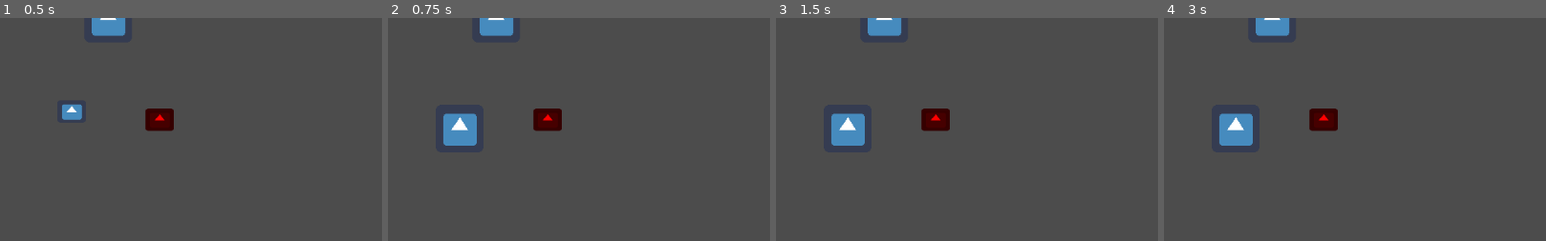
Above: before the commit, frames 1-4 (left to right).
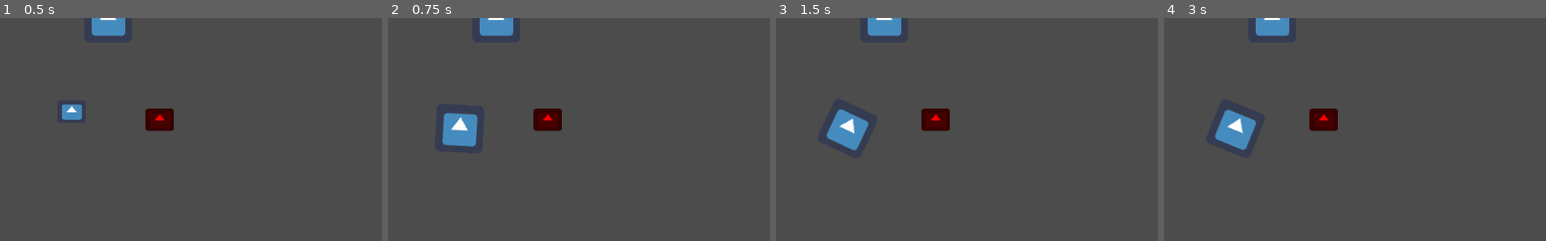
Above: after the commit, the same moments.

Repository: NancokPS2/GodotWildJam
Game: Godot game, scene res://test.tscn
Two runs of this game, one before a commit and one after it. Both use one fixed random seed, a clock stepped at 60 frames per second and the inputs below. The project has no main scene, so this scene is started directly. The engine's default icon, where the game draws it, is replaced by a stand-in: a white triangle on a blue panel in a dark square.
Inputs (mouse positions are % of the whole screen's width and height, from its top left):
- Up to frame 1 (0.5 s): no input
- Up to frame 2 (0.75 s): tap Enter at 0.5 s; move the mouse to (72, 45) at 0.52 s; hold D (move_right) from 0.53 s (still down); tap 1 (herramienta1) at 0.6 s; click (72, 45) at 0.67 s
- Up to frame 3 (1.5 s): tap W (jump) at 0.77 s; release D (move_right) at 1.25 s; tap Space at 1.25 s; drag from (30, 55) to (45, 70) at 1.27 s
- Up to frame 4 (3 s): tap Enter at 2 s; move the mouse to (60, 28) at 2.02 s; hold A (move_left) 2.03-2.75 s; tap 3 (herramienta3) at 2.1 s; click (60, 28) at 2.17 s; tap Space at 2.75 s; drag from (45, 70) to (20, 35) at 2.77 s
The pictures show only the part of the screen within x 0-50%, y 15-65%; the shares and areas given below are measured in that part.

Frame 1 is identical in both runs. In frame 2, 0.1% of the frame differs, in the area x 14-24%, y 42-58%; in frame 3, 0.5%, in the area x 13-25%, y 41-60%; in frame 4, 0.5%.

Commit message:
Update herramientas y su seguimiento del mouse; Ahora requieren correr "enabled(true)" o "equip(user)" para que acepten inputs

Diff:
--- a/Clases/Herramientas/Herramientas.gd
+++ b/Clases/Herramientas/Herramientas.gd
@@ -3,12 +3,17 @@
 
 export (Texture) var textura = load("res://icon.png")
 
+func _ready() -> void:
+	enable(false)
 
 func follow_mouse():
 	look_at(get_global_mouse_position())
 
 func equip(user:Node):
-	pass
+	enable(true)
+
+func _input(event: InputEvent) -> void:
+	follow_mouse()
 
 func enable(activado):#Usado para detener la funcionalidad de las herramientas
 	set_process_unhandled_input(activado)
--- a/Clases/Herramientas/Taladro.gd
+++ b/Clases/Herramientas/Taladro.gd
@@ -19,6 +19,7 @@
 	add_child(sprite)
 
 func equip(user:Node):
+	.equip(user)
 	rayCast.add_exception(user)
 	pass
 
